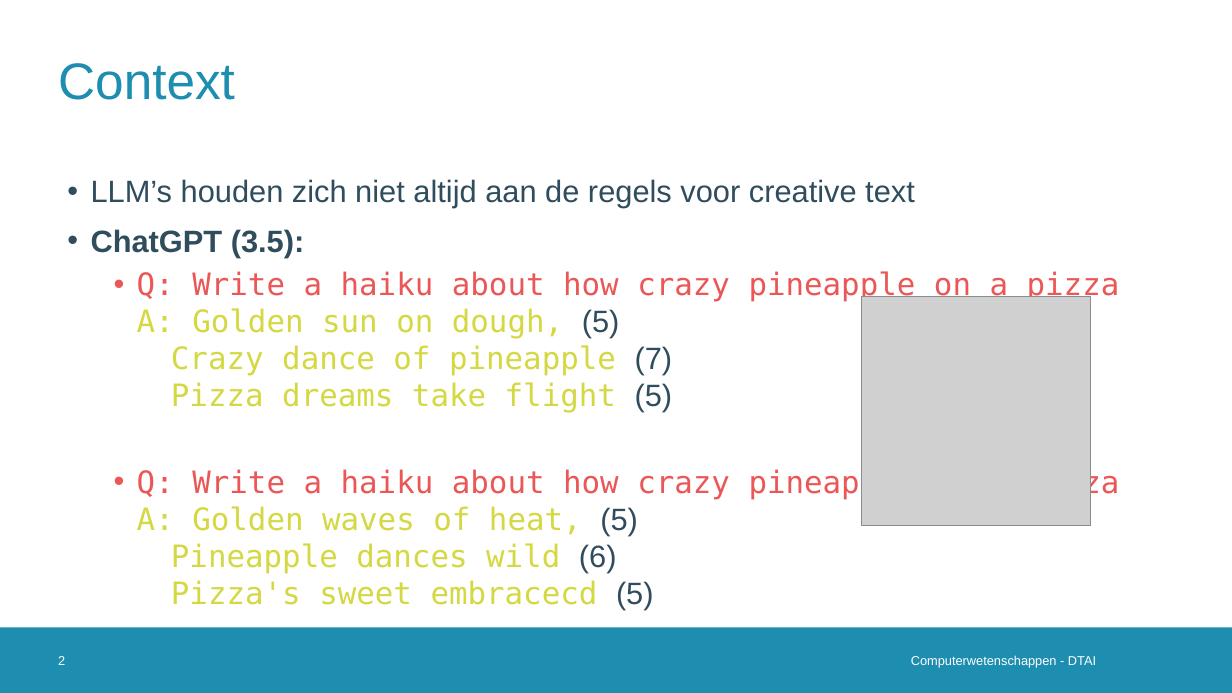
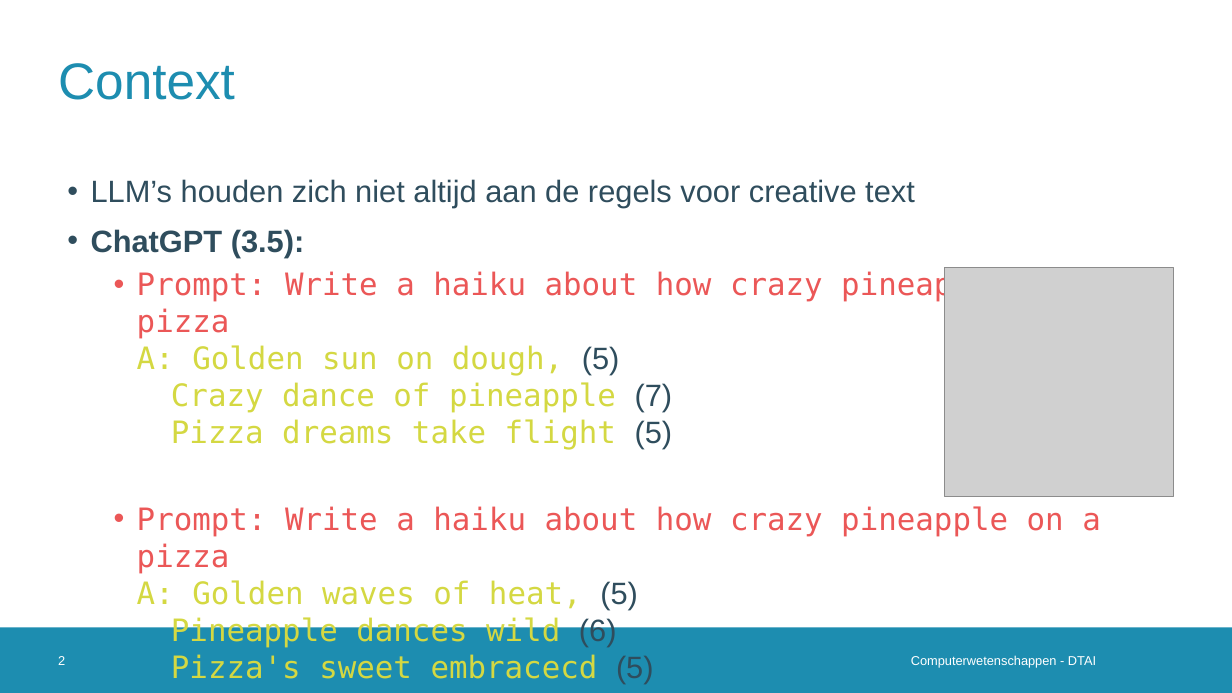
Before and after one commit to Alintermans/Thesis, a slide deck: slide 2 of Presentations/Second Intermediate Presentation/Presentation.pptx. Drawn at 1232x693 pixels with LibreOffice and Linux fonts; fonts in the diff are those of the drawing; grey boxes stand for pictures; background and template pictures are left out. Boxes give left, top, right and bottom in pixels: in the first picture for what was removed or moved away, otherwise in the second. Text is boxed around its words. In the diff, an @@ line names an element or a change of style, - is before the commit and + after.

```diff
--- a/Presentations/Second Intermediate Presentation/Presentation.pptx
+++ b/Presentations/Second Intermediate Presentation/Presentation.pptx
@@ text at (x1=137, y1=267, x2=1101, y2=683): text changed @@
-  • Q: Write a haiku about how crazy pineapple on a pizza
-    A: Golden sun on dough, (5)
-    Crazy dance of pineapple (7)
-    Pizza dreams take flight (5)
-  • Q: Write a haiku about how crazy pineapple on a pizza
-    A: Golden waves of heat, (5)
-    Pineapple dances wild (6)
-    Pizza's sweet embracecd (5)
+  • Prompt: Write a haiku about how crazy pineapple on a pizza
+    A: Golden sun on dough, (5)
+    Crazy dance of pineapple (7)
+    Pizza dreams take flight (5)
+  • Prompt: Write a haiku about how crazy pineapple on a pizza
+    A: Golden waves of heat, (5)
+    Pineapple dances wild (6)
+    Pizza's sweet embracecd (5)
@@ picture moved from (x1=862, y1=297, x2=1092, y2=526) to (x1=945, y1=268, x2=1175, y2=497) @@
```
Also in this commit, not shown: 8 other slides changed, 2 other files.
